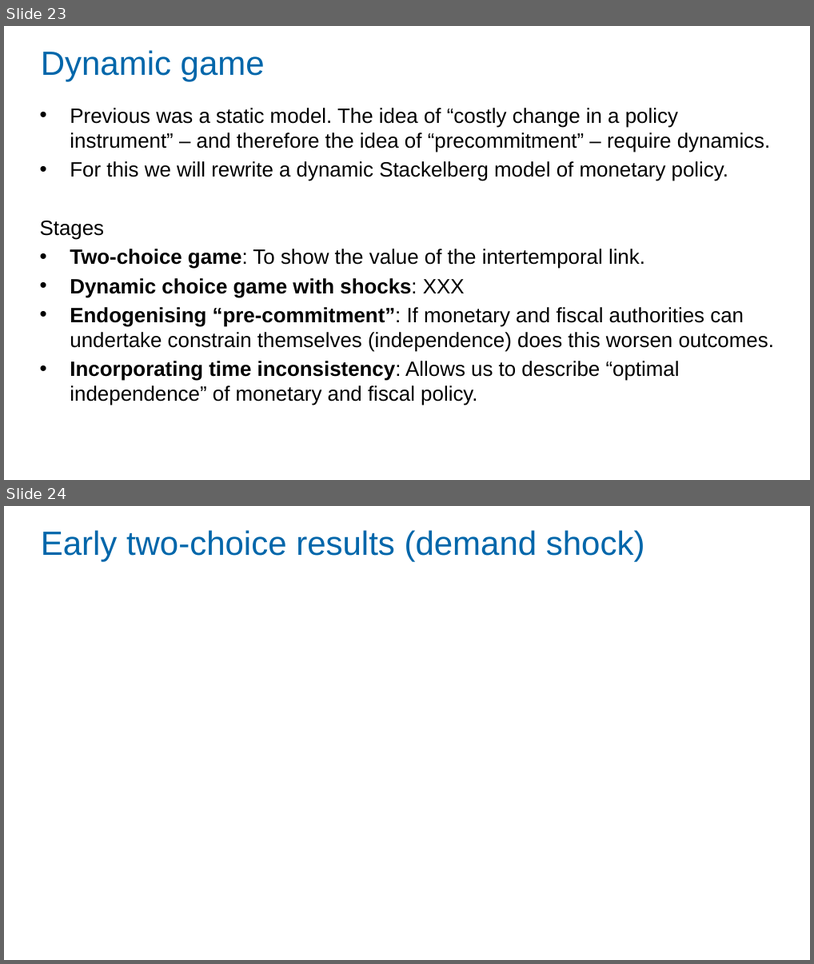
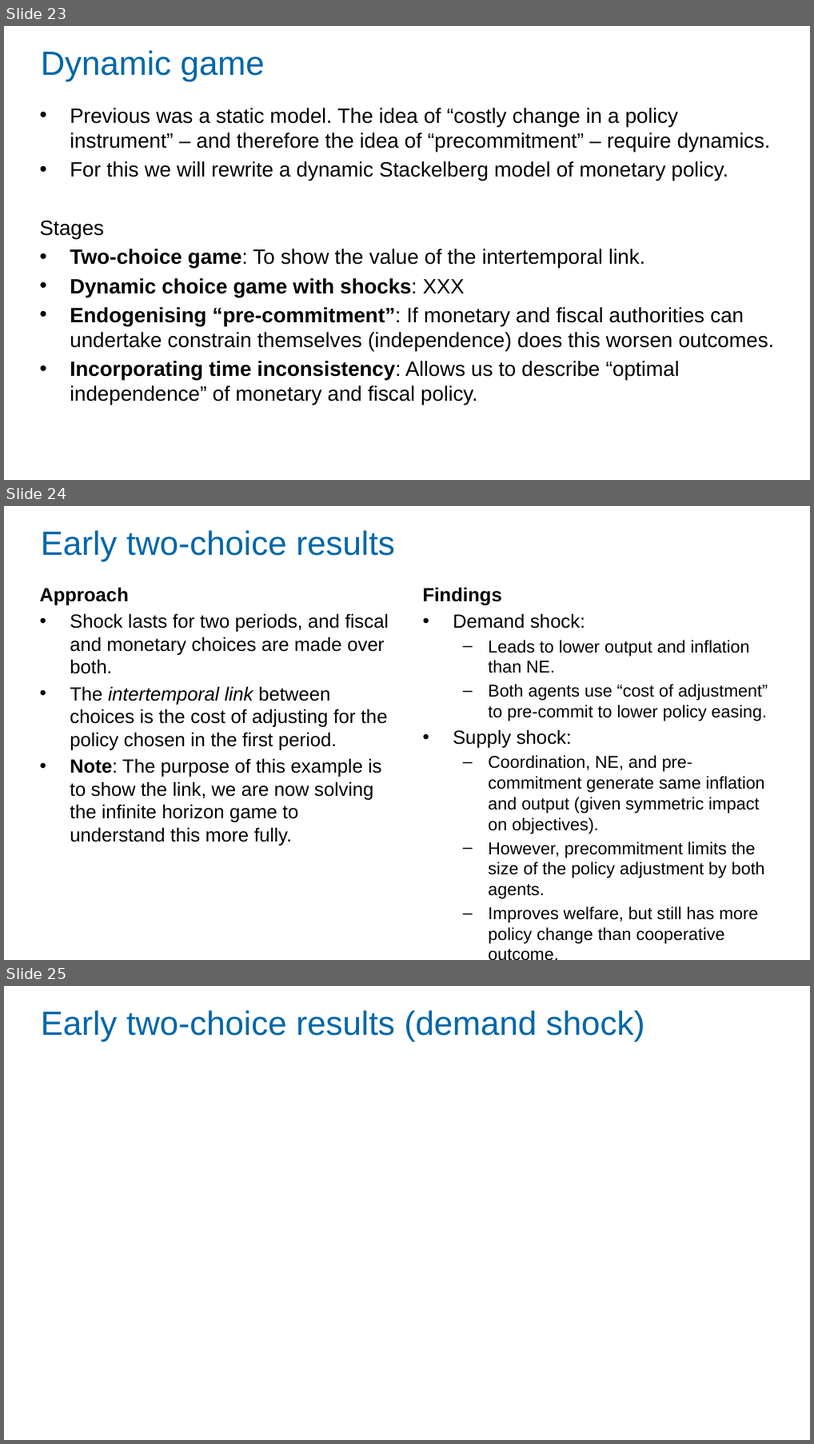
Before and after one commit to Zjub/TVHENZ, a slide deck: MF coordination/SI_game/Monetary and Fiscal Policy Coordination.pptx. Shown one above the other, each under a label of ours: slides 23 and 24 before the commit, slides 23, 24 and 25 after it. The pictures are 814x964 and 814x1444 pixels, drawn with LibreOffice and Linux fonts; fonts in the diff are those of the drawing. Boxes give left, top, right and bottom in pixels: in the first picture for what was removed or moved away, otherwise in the second. Text is boxed around its words. In the diff, an @@ line names an element or a change of style, - is before the commit and + after.

Commit message:
Adding infinite horizon game

```diff
--- a/MF coordination/SI_game/Monetary and Fiscal Policy Coordination.pptx
+++ b/MF coordination/SI_game/Monetary and Fiscal Policy Coordination.pptx
@@ slide 24 added at [4, 506, 810, 960], background #FFFFFF @@
@@ title added at [41, 530, 395, 562], 30 pt, text #0066AA @@
+Early two-choice results
@@ text added at [40, 587, 389, 845], 17 pt, text #000000 @@
+Approach
+• Shock lasts for two periods, and fiscal and monetary choices are made over both.
+• The intertemporal link between choices is the cost of adjusting for the policy chosen in the first period.
+• Note: The purpose of this example is to show the link, we are now solving the infinite horizon game to understand this more fully.
@@ text added at [423, 587, 768, 944], 15.3 pt, text #000000 @@
+Findings
+• Demand shock:
+  – Leads to lower output and inflation than NE.
+  – Both agents use “cost of adjustment” to pre-commit to lower policy easing.
+• Supply shock:
+  – Coordination, NE, and pre-commitment generate same inflation and output (given symmetric impact on objectives).
+  – However, precommitment limits the size of the policy adjustment by both agents.
+  – Improves welfare, but still has more policy change than cooperative outcome.
@@ what was slide 24 is now slide 25 @@
```
Also in this commit, not shown: 1 other slide added, 8 other files.
